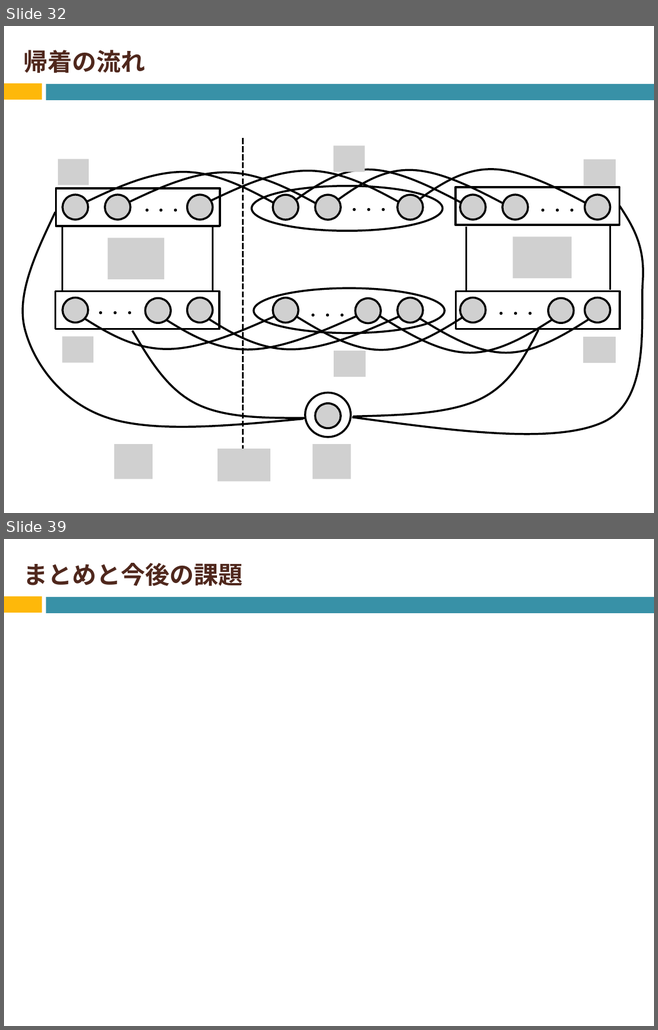
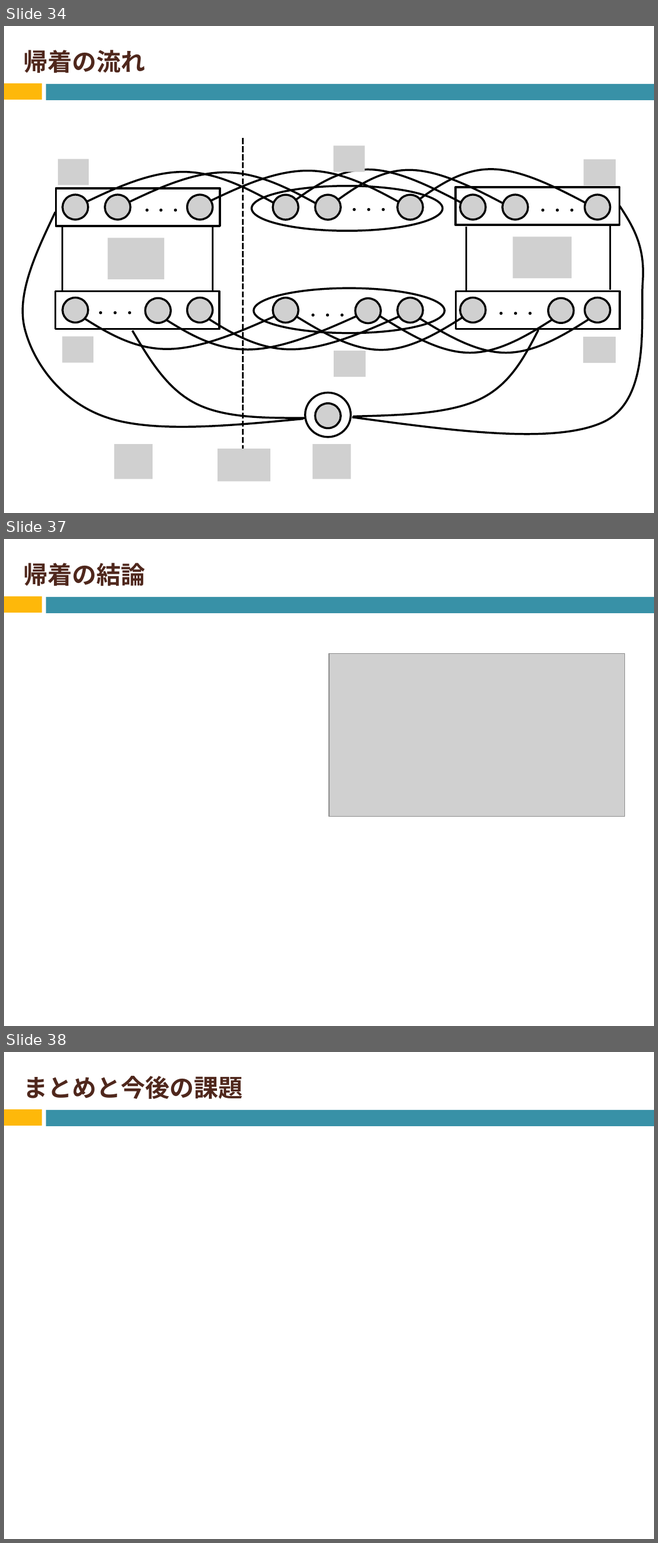
Before and after one commit to Izulabo-nitech/Distributed_Complexity_of_k-Maximal_Independent_Set_Verification, a slide deck: LAsy/LA用発表資料.pptx. Shown one above the other, each under a label of ours: slides 32 and 39 before the commit, slides 34, 37 and 38 after it; the slides between them are not shown. The pictures are 658x1030 and 658x1543 pixels, drawn with LibreOffice and Linux fonts; fonts in the diff are those of the drawing; grey boxes stand for pictures. Boxes give left, top, right and bottom in pixels: in the first picture for what was removed or moved away, otherwise in the second. Text is boxed around its words. In the diff, an @@ line names an element or a change of style, - is before the commit and + after.

```diff
--- a/LAsy/LA用発表資料.pptx
+++ b/LAsy/LA用発表資料.pptx
@@ slide 37 added at box(4, 539, 654, 1026), background #FFFFFF; not listed: 2 template elements that a slide beside it also shows @@
@@ title added at box(23, 563, 145, 586), 27 pt, text #4F271C, bold @@
+帰着の結論
@@ picture added at box(329, 653, 625, 816) @@
@@ what was slide 32 is now slide 34 @@
@@ what was slide 39 is now slide 38 @@
```
Also in this commit, not shown: 4 slides changed, 3 other slides added, 2 slides removed.
